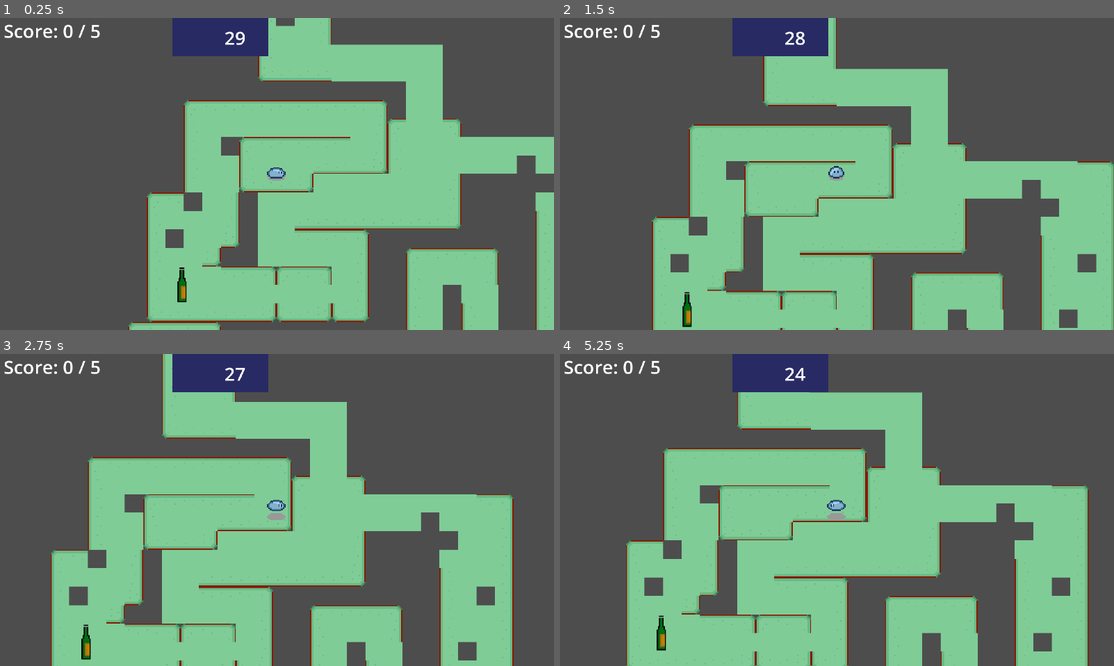
Above: before the commit, frames 1-4 (two rows, left to right).
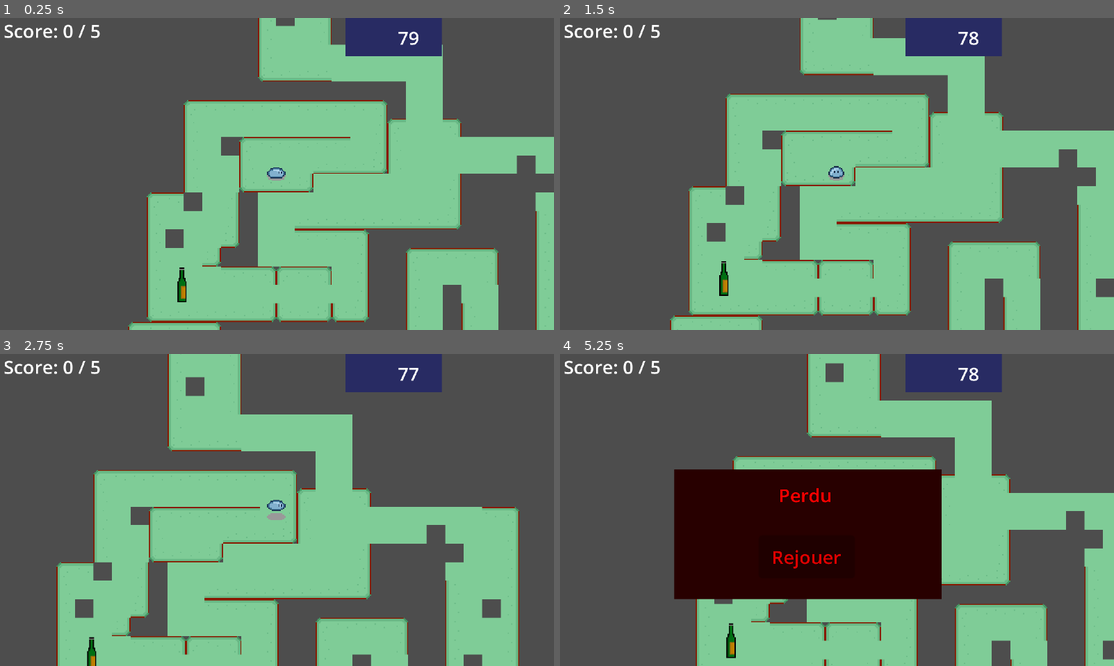
Above: after the commit, the same moments.

Repository: LEBOURGEOIS-maker/Jacky-boiiing
Game: Godot game, scene res://Scenes/niveau2.tscn
Two runs of this game, one before a commit and one after it. Both use one fixed random seed, a clock stepped at 60 frames per second and the inputs below. This scene is started directly instead of the project's main scene.
Inputs (mouse positions are in pixels of both pictures, inside the frame that each line leads up to):
- Up to frame 1 (0.25 s): no input
- Up to frame 2 (1.5 s): tap Enter (ui_accept) at 0.5, 0.77 s; move the mouse to (958, 158) at 0.52 s; hold D (right) 0.53-1.28 s; move the mouse to (726, 189) at 1.27 s; hold S (down) from 1.28 s (still down)
- Up to frame 3 (2.75 s): tap Enter (ui_accept) at 1.52 s; move the mouse to (332, 441) at 2.02 s; release S (down) at 2.03 s; hold D (right) from 2.03 s (still down)
- Up to frame 4 (5.25 s): move the mouse to (809, 572) at 2.77 s; release D (right) at 2.78 s; hold Z (up) 2.78-3.5 s; tap Enter (ui_accept) at 3.02, 4.52 s; click (809, 556) at 3.5 s, where only the run after the commit has a clickable "Rejouer"; move the mouse to (1003, 556) at 4.27 s; hold Left (left) from 4.28 s (still down); move the mouse to (670, 463) at 5.02 s

The runs differ from the first frame. In frame 1, 4.3% of the frame differs, in the area x 31-80%, y 0-13%; in frame 2, 38%; in frame 3, 19%; in frame 4, 52%, in the area x 11-100%, y 0-100%.

Commit message:
windows well sized win

Diff:
--- /dev/null
+++ b/Characters/character_body_2d_level2.gd
@@ -0,0 +1,208 @@
+extends CharacterBody2D
+
+@export var move_speed : float = 100
+@export var starting_direction : Vector2 = Vector2(0,1)
+@export var timer_duration : float = 80  # Set the timer duration in seconds
+
+@onready var animation_tree = $AnimationTree
+@onready var state_machine = animation_tree.get("parameters/playback")
+
+@export var tilemap_path: NodePath  # Chemin vers le TileMap
+var tilemap: TileMapLayer
+var is_game_over : bool = false  # Variable pour gérer l'état du jeu (perdu ou non)
+var timer : float = timer_duration  # Timer initialized with duration
+var elapsed_time : float = 0  # Track elapsed time
+
+@onready var lose_panel = get_parent().get_node("UI/PanelPerdu")
+@onready var timer_panel = get_parent().get_node("UI/TimerPanel")  # Panel where the timer will be shown
+@onready var timer_label = timer_panel.get_node("Label")
+
+# Optional initial movement for testing
+var initial_velocity = Vector2.ZERO
+# Variables pour l'inversion des déplacements
+var x_inverted = false
+var y_inverted = false
+var beer_drunk = false
+
+func _ready():
+
+	if timer_panel:
+		print("timer_panel found. Making it visible.")  # Debug : le panneau est trouvé
+		lose_panel.visible = true
+		print("Panel visibility set to: ", timer_panel.visible)
+
+		# Créer un Label et définir son texte
+		var label = timer_panel.get_node_or_null("TimerLabel")  # Assurez-vous que le Label s'appelle "TimerLabel" dans l'éditeur
+		if label == null:
+			# Si le Label n'existe pas encore, créez-le.
+			label = Label.new()
+			label.name = "TimerLabel"  # Donne un nom au Label pour le retrouver plus facilement
+			timer_panel.add_child(label)  # Ajoute le Label au panneau
+			#label.text = "Timer : "
+
+			# Positionner le panneau à un endroit spécifique
+			timer_panel.position = Vector2(300, 0)  # Position dans la fenêtre
+
+			# Assurez-vous que le panneau soit au-dessus des autres éléments
+			timer_panel.z_index = 10
+			print("Panel Z-Index: ", timer_panel.z_index)
+
+			# Debug : Afficher la position du panneau
+			print("Panel position: ", timer_panel.position)
+
+			# Trouver le TileMap
+			tilemap = get_node_or_null("../TileMap")
+			if tilemap == null:
+				push_error("TileMap not found! Check the node path.")
+				return
+			else:
+				print("TileMap found successfully!")
+
+# Fonction pour boire la bière
+func drink_beer():
+	beer_drunk = true
+	print("Beer drunk, random movement inversion triggered.")
+
+# Fonction pour gérer l'effet de la bière et l'inversion des déplacements
+func process_beer_effect():
+	if beer_drunk:
+		# Randomly decide to invert X and Y directions with 50% chance
+		if randf() < 0.5:
+			x_inverted = !x_inverted
+		if randf() < 0.5:
+			y_inverted = !y_inverted
+		beer_drunk = false  # Reset after effect
+		print("Inversion applied - X: ", x_inverted, ", Y: ", y_inverted)
+
+func _process(_delta):
+	if is_game_over:
+		return  # Si le jeu est perdu, empêcher tout mouvement
+
+	# Decrement timer and check if it's time to lose
+	timer -= _delta
+	if timer <= 0:
+		show_lose_message()
+
+	# Update the timer label
+	timer_label.text = str(int(timer))
+
+	if is_in_empty_zone():
+		show_lose_message()
+
+	# Appliquer les effets de la bière si elle a été bue
+	process_beer_effect()
+
+func is_in_empty_zone() -> bool:
+	if tilemap == null:
+		return false  # Si le TileMap est absent, on considère qu'on n'est pas dans une zone vide
+
+	# Convertir la position globale du joueur en position de grille
+	var grid_position = tilemap.local_to_map(global_position)
+	# Vérifier si la cellule est vide (-1 signifie qu'il n'y a pas de tile)
+	return tilemap.get_cell_source_id(grid_position) == -1
+
+func show_lose_message():
+	print("Executing method show_lose_message")  # Message de débogage principal
+
+	if lose_panel:
+		print("Panel found. Making it visible.")  # Debug : le panneau est trouvé
+		lose_panel.visible = true
+		print("Panel visibility set to: ", lose_panel.visible)
+
+		# Ajout de tests pour la position et la taille du Panel
+		print("Panel position: ", lose_panel.position)  # Utiliser `position` au lieu de `rect_position`
+
+		# Forcer la visibilité et ajuster la position si nécessaire
+		lose_panel.position = Vector2(100, 100)  # Position dans la fenêtre
+
+		# Assurez-vous que le panneau soit au-dessus des autres éléments
+		lose_panel.z_index = 10
+		print("Panel Z-Index: ", lose_panel.z_index)
+
+		# Optionnel : changer la couleur du panel pour le rendre plus visible
+		lose_panel.modulate = Color(1, 0, 0)  # Colore le panneau en rouge pour le tester
+
+		# Marquer l'état du jeu comme perdu
+		is_game_over = true
+	else:
+		print("Error: Panel not found! Check your scene structure.")  # Debug : le panneau est introuvable
+
+	# Désactiver les contrôles après affichage du message
+	set_process(false)
+
+
+var propulsion_duration = 0.5  # Durée de la propulsion en secondes
+var propulsion_timer = 0.0  # Compteur pour la durée de propulsion
+var propulsion_velocity = Vector2.ZERO  # Vitesse de propulsion
+
+func _physics_process(_delta):
+	if is_game_over:
+		return  # Empêche le mouvement du joueur quand le jeu est perdu
+
+	# Calculer la direction d'entrée
+	var input_direction = Vector2(
+		Input.get_action_strength("right") - Input.get_action_strength("left"),
+		Input.get_action_strength("down") - Input.get_action_strength("up")
+	)
+
+	# Appliquer les inversions sur les déplacements X et Y
+	if x_inverted:
+		input_direction.x = -input_direction.x
+	if y_inverted:
+		input_direction.y = -input_direction.y
+
+	# Si la propulsion est active, appliquer la vitesse de propulsion
+	if propulsion_timer > 0:
+		# Réduire le temps restant pour la propulsion
+		propulsion_timer -= _delta
+		velocity = propulsion_velocity
+		print("Propulsion active. Time remaining: ", propulsion_timer)
+	else:
+		# Si la propulsion est terminée, revenir au mouvement normal
+		if input_direction != Vector2.ZERO:
+			velocity = input_direction * move_speed
+		else:
+			velocity = initial_velocity  # Continuer la vitesse précédente si aucune entrée
+
+	# Déplacer le joueur
+	move_and_slide()
+
+	# Gestion des collisions pour activer la propulsion
+	for i in range(get_slide_collision_count()):
+		var collision = get_slide_collision(i)
+		if collision:
+			var normal = collision.get_normal()  # Récupérer la normale de la collision
+			print("Collision détectée!")
+			print("Normale de collision:", normal)
+			print("Vitesse avant propulsion:", velocity)
+
+			# Appliquer une impulsion dans une direction aléatoire (par exemple, un vecteur aléatoire)
+			if propulsion_timer <= 0:  # Appliquer la propulsion seulement si elle n'est pas déjà active
+				propulsion_velocity = Vector2(randf_range(-1.0, 1.0), randf_range(-1.0, 1.0)).normalized() * move_speed
+				propulsion_timer = propulsion_duration  # Réinitialiser le timer de propulsion
+				print("Vitesse de propulsion:", propulsion_velocity)
+
+	# Mettre à jour les animations
+	update_animation_parameters(input_direction)
+	pick_new_state()
+
+func update_animation_parameters(move_input: Vector2):
+	if move_input != Vector2.ZERO:
+		animation_tree.set("parameters/Walk/blend_position", move_input)
+		animation_tree.set("parameters/Idle/blend_position", move_input)
+
+func pick_new_state():
+	if velocity != Vector2.ZERO:
+		state_machine.travel("Walk")
+	else:
+		state_machine.travel("Idle")
+
+
+func _on_beer_2_mouse_entered() -> void:
+	print("ça drink")
+	drink_beer()
+
+
+func _on_area_2d_2_body_entered(body: Node2D) -> void:
+	print("ça drink ici")
+	drink_beer()
--- a/Characters/player.gd
+++ b/Characters/player.gd
@@ -2,7 +2,7 @@
 
 @export var move_speed : float = 100
 @export var starting_direction : Vector2 = Vector2(0,1)
-@export var timer_duration : float = 30  # Set the timer duration in seconds
+@export var timer_duration : float = 70  # Set the timer duration in seconds
 
 @onready var animation_tree = $AnimationTree
 @onready var state_machine = animation_tree.get("parameters/playback")
@@ -41,7 +41,7 @@
 			#label.text = "Timer : "
 
 			# Positionner le panneau à un endroit spécifique
-			timer_panel.position = Vector2(150, 0)  # Position dans la fenêtre
+			timer_panel.position = Vector2(300, 0)  # Position dans la fenêtre
 
 			# Assurez-vous que le panneau soit au-dessus des autres éléments
 			timer_panel.z_index = 10
@@ -131,7 +131,7 @@
 	set_process(false)
 
 
-var propulsion_duration = 0.5  # Durée de la propulsion en secondes
+var propulsion_duration = 0.20  # Durée de la propulsion en secondes
 var propulsion_timer = 0.0  # Compteur pour la durée de propulsion
 var propulsion_velocity = Vector2.ZERO  # Vitesse de propulsion
 
--- a/Scenes/main_scene.gd
+++ b/Scenes/main_scene.gd
@@ -19,7 +19,7 @@
 	update_key_count_display()
 	print("Key count:", key_count)
 
-	if key_count == 1:
+	if key_count == 5:
 		print("Show win panel.")
 		show_win_popup()
 
@@ -35,8 +35,7 @@
 
 func _on_next_level_button_pressed():
 	print("Moving to the next level...")
-	get_tree().change_scene("res://Scenes/niveau2.tscn")  # Remplace avec le bon chemin de la scène suivante
-
+	get_tree().change_scene_to_file("res://Scenes/niveau2.tscn")
 func show_win_popup():
 	panelGagner.visible = true
 	print("Panel found. Making it visible.")  # Debug : le panneau est trouvé
@@ -71,7 +70,7 @@
 	print("Calculated Panel position: ", Vector2(x_position, y_position))  # Debug de la position calculée
 
 	# Positionner le panneau
-	panelGagner.position = Vector2(x_position + 200, y_position + 150)
+	panelGagner.position = Vector2(x_position, y_position + 50)
 
 	# Assurez-vous que le panneau soit au-dessus des autres éléments
 	panelGagner.z_index = 10  # On place le panneau en haut des autres éléments UI
@@ -82,3 +81,7 @@
 
 	# Désactiver les contrôles du personnage
 	set_process(false)
+
+
+func _on_next_level_button_pressed_mainMenu() -> void:
+	get_tree().change_scene_to_file("res://Scenes/mainMenu.tscn")
--- a/Scenes/new_game.gd
+++ b/Scenes/new_game.gd
@@ -1,17 +1,17 @@
 extends Control
 
 @onready var niveau1 = preload("res://Scenes/niveau1.tscn")  # Préchargement de la scène principale
-#@onready var niveau2 = preload("res://Scenes/niveau2.tscn")  # Préchargement de la scène des crédits
+@onready var niveau2 = preload("res://Scenes/niveau2.tscn")  # Préchargement de la scène des crédits
 @onready var mainMenu = "res://Scenes/mainMenu.tscn"
-
-func _on_niveau_2_pressed_level2() -> void:
-	NavigationManager.add_scene_to_stack("res://Scenes/mainMenu.tscn")
-	get_tree().change_scene_to_file("res://Scenes/niveau2.tscn")
 
 
 func _on_niveau_1_pressed_level1() -> void:
 	NavigationManager.add_scene_to_stack("res://Scenes/mainMenu.tscn")
 	get_tree().change_scene_to_file("res://Scenes/niveau1.tscn")
 
+func _on_niveau_2_pressed_level2() -> void:
+	NavigationManager.add_scene_to_stack("res://Scenes/mainMenu.tscn")
+	get_tree().change_scene_to_file("res://Scenes/niveau2.tscn")
+
 func _on_retour_pressed_back_to_menu() -> void:
 	NavigationManager.go_back_to_previous_scene()
--- a/Scenes/next_level_button.gd
+++ b/Scenes/next_level_button.gd
@@ -1,5 +1 @@
 extends Button
-
-func _on_pressed() -> void:
-	# Recharge la scène actuelle
-	get_tree().reload_current_scene()
--- a/Scenes/niveau1.tscn
+++ b/Scenes/niveau1.tscn
@@ -1,10 +1,9 @@
-[gd_scene load_steps=15 format=4 uid="uid://b2y48jmww6633"]
+[gd_scene load_steps=14 format=4 uid="uid://b2y48jmww6633"]
 
 [ext_resource type="Script" path="res://Scenes/main_scene.gd" id="1_l44a7"]
 [ext_resource type="PackedScene" uid="uid://qwwidd5peaqv" path="res://Characters/character_body_2d.tscn" id="2_hfk1n"]
 [ext_resource type="Script" path="res://Characters/player.gd" id="3_3n4nt"]
 [ext_resource type="Script" path="res://Scripts/looseAndRetry.gd" id="4_32xbw"]
-[ext_resource type="Script" path="res://Scenes/next_level_button.gd" id="5_8ydil"]
 [ext_resource type="Texture2D" uid="uid://dj7j26n7ciu5" path="res://Assets/Libraries/Sprout Lands - Sprites - Basic pack/Tilesets/Grass.png" id="6_er48a"]
 [ext_resource type="Texture2D" uid="uid://u0dslygj4bey" path="res://Assets/Personals/Tilesetv3.png" id="7_c1mgo"]
 [ext_resource type="PackedScene" uid="uid://bnclgwkqmdeli" path="res://Scenes/beer.tscn" id="8_xiuak"]
@@ -188,8 +187,8 @@
 anchor_bottom = 0.5
 offset_left = -115.5
 offset_top = -56.0
-offset_right = 115.5
-offset_bottom = 56.0
+offset_right = 84.5
+offset_bottom = 2.0
 grow_horizontal = 2
 grow_vertical = 2
 theme_override_styles/panel = SubResource("StyleBoxFlat_jgk3i")
@@ -198,6 +197,7 @@
 layout_mode = 0
 offset_right = 40.0
 offset_bottom = 40.0
+vertical = true
 
 [node name="Label" type="Label" parent="UI/PanelGagner/BoxContainer"]
 layout_mode = 2
@@ -206,7 +206,6 @@
 [node name="NextLevelButton" type="Button" parent="UI/PanelGagner/BoxContainer"]
 layout_mode = 2
 text = "Niveau 2"
-script = ExtResource("5_8ydil")
 
 [node name="TileMap" type="TileMapLayer" parent="."]
 z_index = -5
@@ -266,8 +265,6 @@
 [node name="KeyCounterLabel" type="Label" parent="CanvasLayer"]
 offset_right = 40.0
 offset_bottom = 23.0
-
-[node name="Sprite2D" type="Sprite2D" parent="."]
 
 [connection signal="pressed" from="UI/PanelPerdu/RetryButton" to="UI/PanelPerdu/RetryButton" method="_on_pressed"]
 [connection signal="pressed" from="UI/PanelGagner/BoxContainer/NextLevelButton" to="." method="_on_next_level_button_pressed"]
--- a/Scenes/niveau2.tscn
+++ b/Scenes/niveau2.tscn
@@ -1,10 +1,9 @@
-[gd_scene load_steps=15 format=4 uid="uid://53bej6d5owib"]
-
-[ext_resource type="Script" path="res://Scenes/main_scene.gd" id="1_0nqk5"]
+[gd_scene load_steps=14 format=4 uid="uid://53bej6d5owib"]
+
+[ext_resource type="Script" path="res://Scenes/niveau_2.gd" id="1_rxnqa"]
 [ext_resource type="PackedScene" uid="uid://qwwidd5peaqv" path="res://Characters/character_body_2d.tscn" id="2_h1xlg"]
-[ext_resource type="Script" path="res://Characters/player.gd" id="3_oqgft"]
+[ext_resource type="Script" path="res://Characters/character_body_2d_level2.gd" id="3_fb86x"]
 [ext_resource type="Script" path="res://Scripts/looseAndRetry.gd" id="4_lyxc2"]
-[ext_resource type="Script" path="res://Scenes/next_level_button.gd" id="5_5fgb5"]
 [ext_resource type="Texture2D" uid="uid://dj7j26n7ciu5" path="res://Assets/Libraries/Sprout Lands - Sprites - Basic pack/Tilesets/Grass.png" id="6_8lgka"]
 [ext_resource type="Texture2D" uid="uid://u0dslygj4bey" path="res://Assets/Personals/Tilesetv3.png" id="7_ugboj"]
 [ext_resource type="PackedScene" uid="uid://bnclgwkqmdeli" path="res://Scenes/beer.tscn" id="8_iro47"]
@@ -118,10 +117,10 @@
 size = Vector2(8.25, 29.625)
 
 [node name="GameLevel" type="Node2D"]
-script = ExtResource("1_0nqk5")
+script = ExtResource("1_rxnqa")
 
 [node name="Player" parent="." instance=ExtResource("2_h1xlg")]
-script = ExtResource("3_oqgft")
+script = ExtResource("3_fb86x")
 
 [node name="RemoteTransform2D" type="RemoteTransform2D" parent="Player"]
 remote_path = NodePath("../Camera2D")
@@ -188,8 +187,8 @@
 anchor_bottom = 0.5
 offset_left = -115.5
 offset_top = -56.0
-offset_right = 115.5
-offset_bottom = 56.0
+offset_right = 84.5
+offset_bottom = 2.0
 grow_horizontal = 2
 grow_vertical = 2
 theme_override_styles/panel = SubResource("StyleBoxFlat_jgk3i")
@@ -205,8 +204,7 @@
 
 [node name="NextLevelButton" type="Button" parent="UI/PanelGagner/BoxContainer"]
 layout_mode = 2
-text = "Niveau 2"
-script = ExtResource("5_5fgb5")
+text = "Retour au menu"
 
 [node name="TileMap" type="TileMapLayer" parent="."]
 z_index = -5
@@ -268,10 +266,8 @@
 offset_right = 40.0
 offset_bottom = 23.0
 
-[node name="Sprite2D" type="Sprite2D" parent="."]
-
 [connection signal="pressed" from="UI/PanelPerdu/RetryButton" to="UI/PanelPerdu/RetryButton" method="_on_pressed"]
-[connection signal="pressed" from="UI/PanelGagner/BoxContainer/NextLevelButton" to="." method="_on_next_level_button_pressed"]
+[connection signal="pressed" from="UI/PanelGagner/BoxContainer/NextLevelButton" to="." method="_on_next_level_button_pressed_mainMenu"]
 [connection signal="body_entered" from="beer/Area2D2" to="Player" method="_on_area_2d_2_body_entered"]
 [connection signal="mouse_entered" from="beer2" to="Player" method="_on_beer_2_mouse_entered"]
 [connection signal="body_entered" from="beer2/Area2D2" to="Player" method="_on_area_2d_2_body_entered"]
--- /dev/null
+++ b/Scenes/niveau_2.gd
@@ -0,0 +1,96 @@
+extends Node2D
+
+var area2d_instance : Area2D
+var staticbody_instance : StaticBody2D
+var key_count = 0
+@onready var panelGagner = $UI/PanelGagner
+var next_level_button : Button
+var movement_enabled = true
+
+@onready var mainMenu = preload("res://Scenes/mainMenu.tscn")  # Préchargement de la scène des crédits
+#@onready var mainMenu = "res://Scenes/mainMenu.tscn"
+
+
+func _ready():
+	update_key_count_display()
+	panelGagner.visible = false
+
+func update_key_count_display():
+	$CanvasLayer/KeyCounterLabel.text = " Score: %d / 5" % key_count
+
+func add_key():
+	key_count += 1
+	update_key_count_display()
+	print("Key count:", key_count)
+
+	if key_count == 5:
+		print("Show win panel.")
+		show_win_popup()
+
+func handle_character_movement(delta):
+	if movement_enabled:
+		if Input.is_action_pressed("ui_right"):
+			position.x += 100 * delta
+		elif Input.is_action_pressed("ui_left"):
+			position.x -= 100 * delta
+
+func _process(delta):
+	handle_character_movement(delta)
+
+func _on_next_level_button_pressed():
+	var tree = get_tree()
+	if tree == null:
+		print("Scene tree is null!")
+	else:
+		tree.change_scene("res://Scenes/mainMenu.tscn")
+
+
+func show_win_popup():
+	panelGagner.visible = true
+	print("Panel found. Making it visible.")  # Debug : le panneau est trouvé
+	print("Panel visibility set to: ", panelGagner.visible)
+
+	# Afficher le texte "C'est gagné"
+	var label = panelGagner.get_node("BoxContainer/Label")  # Assurez-vous d'avoir un label dans le panneau
+	label.text = "C'est gagné. Retour au menu amigo!"
+
+	# Assurez-vous d'avoir une référence au bouton dans le panneau
+	next_level_button = panelGagner.get_node("BoxContainer/NextLevelButton")  # Assurez-vous que le bouton s'appelle "NextLevelButton"
+
+	# Connecte correctement l'événement "pressed" à la méthode
+	next_level_button.connect("pressed", Callable(self, "_on_next_level_button_pressed"))
+
+	# Débogage de la position initiale du panneau
+	print("Initial Panel position: ", panelGagner.position)  # Affiche la position actuelle du panneau
+
+	# Obtenez la position du joueur (assurez-vous que `Player` est un autre Node2D que vous référencez ici)
+	var player_position = $Player.position  # Remplace "Player" par le nom de ton nœud personnage si nécessaire
+	print("Player position: ", player_position)  # Déboguer la position du joueur
+
+	# Taille du panneau
+	var panel_size = panelGagner.get_size()  # Obtenez la taille réelle du panneau
+	print("Panel size: ", panel_size)  # Déboguer la taille du panneau
+
+	# Calculer la position du panneau pour le centrer sur le joueur
+	var x_position = player_position.x - (panel_size.x / 2)  # Centrer sur l'axe X
+	var y_position = player_position.y - (panel_size.y / 2)  # Centrer sur l'axe Y
+
+	# Afficher la position calculée du panneau
+	print("Calculated Panel position: ", Vector2(x_position, y_position))  # Debug de la position calculée
+
+	# Positionner le panneau
+	panelGagner.position = Vector2(x_position + 200, y_position + 150)
+
+	# Assurez-vous que le panneau soit au-dessus des autres éléments
+	panelGagner.z_index = 10  # On place le panneau en haut des autres éléments UI
+	print("Panel Z-Index: ", panelGagner.z_index)  # Déboguer le Z-Index pour vérifier
+
+	# Optionnel : changer la couleur du panneau pour le rendre plus visible
+	panelGagner.modulate = Color(0, 1, 0)  # Colore le panneau en vert pour le tester
+
+	# Désactiver les contrôles du personnage
+	set_process(false)
+
+
+func _on_next_level_button_pressed_mainMenu() -> void:
+	get_tree().change_scene_to_file("res://Scenes/mainMenu.tscn")
Not shown, added: export_presets.cfg
Not shown, added: Jacky Boiiing.console.exe
Not shown, added: Jacky Boiiing.exe
Not shown, added: Jacky Boiiing.pck
Not shown, added: Jacky Boiiing.sh
Not shown, added: Jacky Boiiing.x86_64
